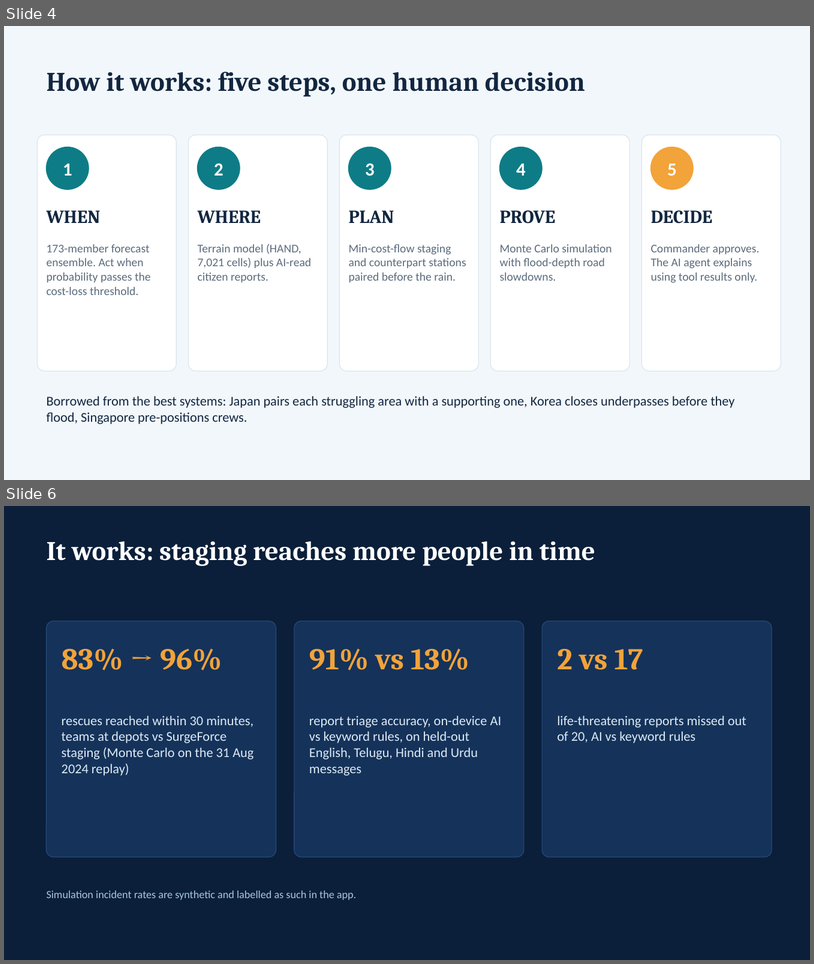
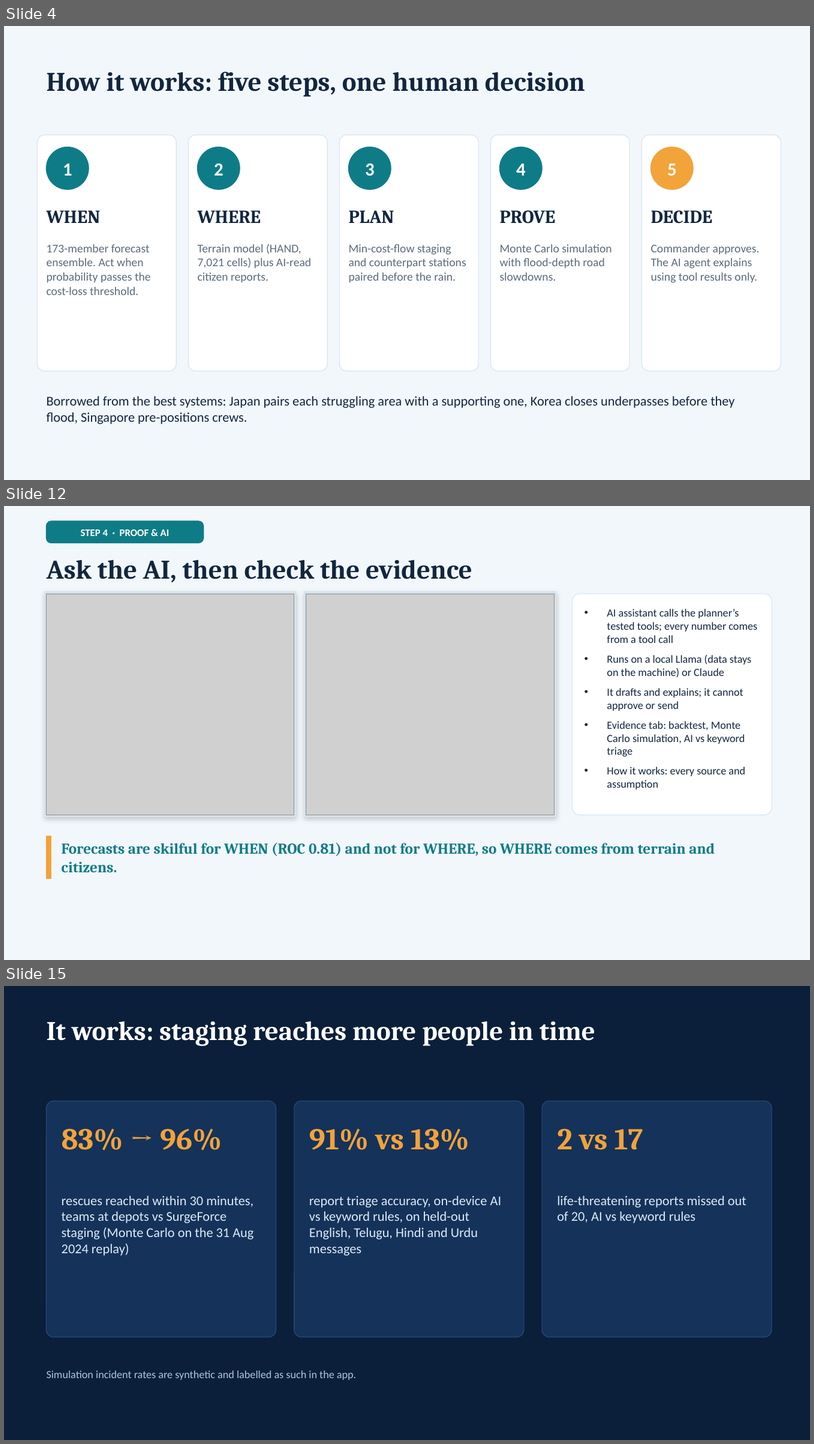
Before and after one commit to Rohanarekatla/CipherCop-2026, a slide deck: submission/3_Presentation/CipherCop2026_AI-vengers_Presentation.pptx. Shown one above the other, each under a label of ours: slides 4 and 6 before the commit, slides 4, 12 and 15 after it; the slides between them are not shown. The pictures are 814x964 and 814x1444 pixels, drawn with LibreOffice and Linux fonts; fonts in the diff are those of the drawing; grey boxes stand for pictures. Boxes give left, top, right and bottom in pixels: in the first picture for what was removed or moved away, otherwise in the second. Text is boxed around its words. In the diff, an @@ line names an element or a change of style, - is before the commit and + after.

Commit message:
Deck: screenshots of every step, AI-NETRA evidence, water flow, camera AI and FireSight
19 slides. Adds scripts/deck/shots.mjs to retake the screenshots from the local app, draws the forecast-skill chart with shapes so it renders in every viewer, and replaces the Pages link with the local run command.

```diff
--- a/submission/3_Presentation/CipherCop2026_AI-vengers_Presentation.pptx
+++ b/submission/3_Presentation/CipherCop2026_AI-vengers_Presentation.pptx
@@ slide 12 added at (4,506,810,960), background #F2F7FB @@
@@ rounded rectangle added at (47,521,204,543), fill #0E7C86, outline #0E7C86 1 pt @@
@@ text added at (81,529,170,536), 12 pt, text #FFFFFF, bold @@
+STEP 4 · PROOF & AI
@@ text added at (47,560,473,582), 32 pt, text #12263F, bold @@
+Ask the AI, then check the evidence
@@ rectangle added at (45,592,296,816), fill #D5E3EE, outline #D5E3EE 1 pt @@
@@ picture added at (47,594,294,814) @@
@@ rectangle added at (305,592,557,816), fill #D5E3EE, outline #D5E3EE 1 pt @@
@@ picture added at (306,594,555,814) @@
@@ rounded rectangle added at (573,594,772,814), fill #FFFFFF, outline #D5E3EE 0.75 pt @@
@@ text added at (607,609,758,789), 13 pt, text #12263F @@
+• AI assistant calls the planner’s tested tools; every number comes from a tool call
+• Runs on a local Llama (data stays on the machine) or Claude
+• It drafts and explains; it cannot approve or send
+• Evidence tab: backtest, Monte Carlo simulation, AI vs keyword triage
+• How it works: every source and assumption
@@ rectangle added at (47,835,51,878), fill #F2A33A, outline #F2A33A 1 pt @@
@@ text added at (62,843,715,873), 18 pt, text #0E7C86, bold @@
+Forecasts are skilful for WHEN (ROC 0.81) and not for WHERE, so WHERE comes from terrain and citizens.
@@ what was slide 6 is now slide 15 @@
```
Also in this commit, not shown: 8 slides changed, 6 other slides added, 35 other files.
